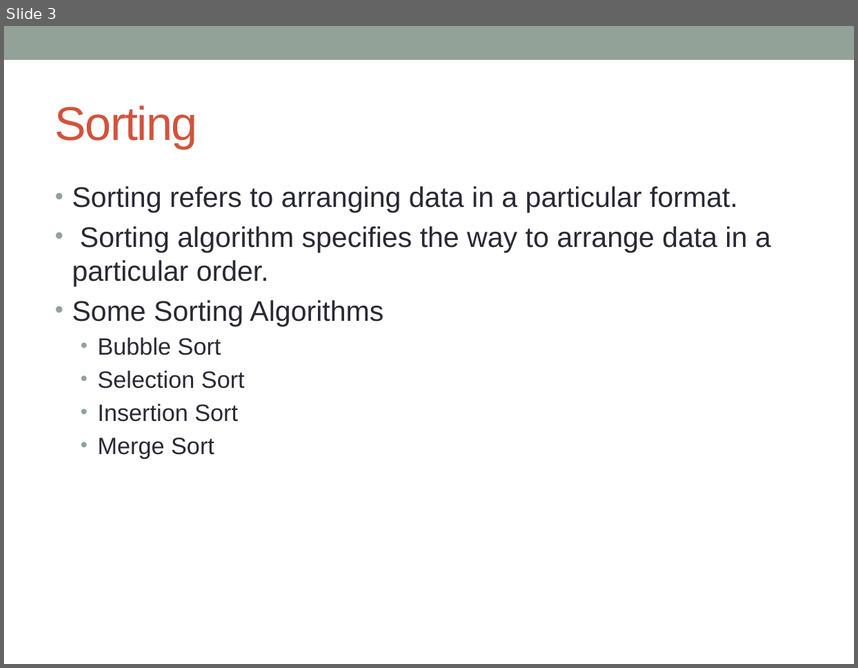
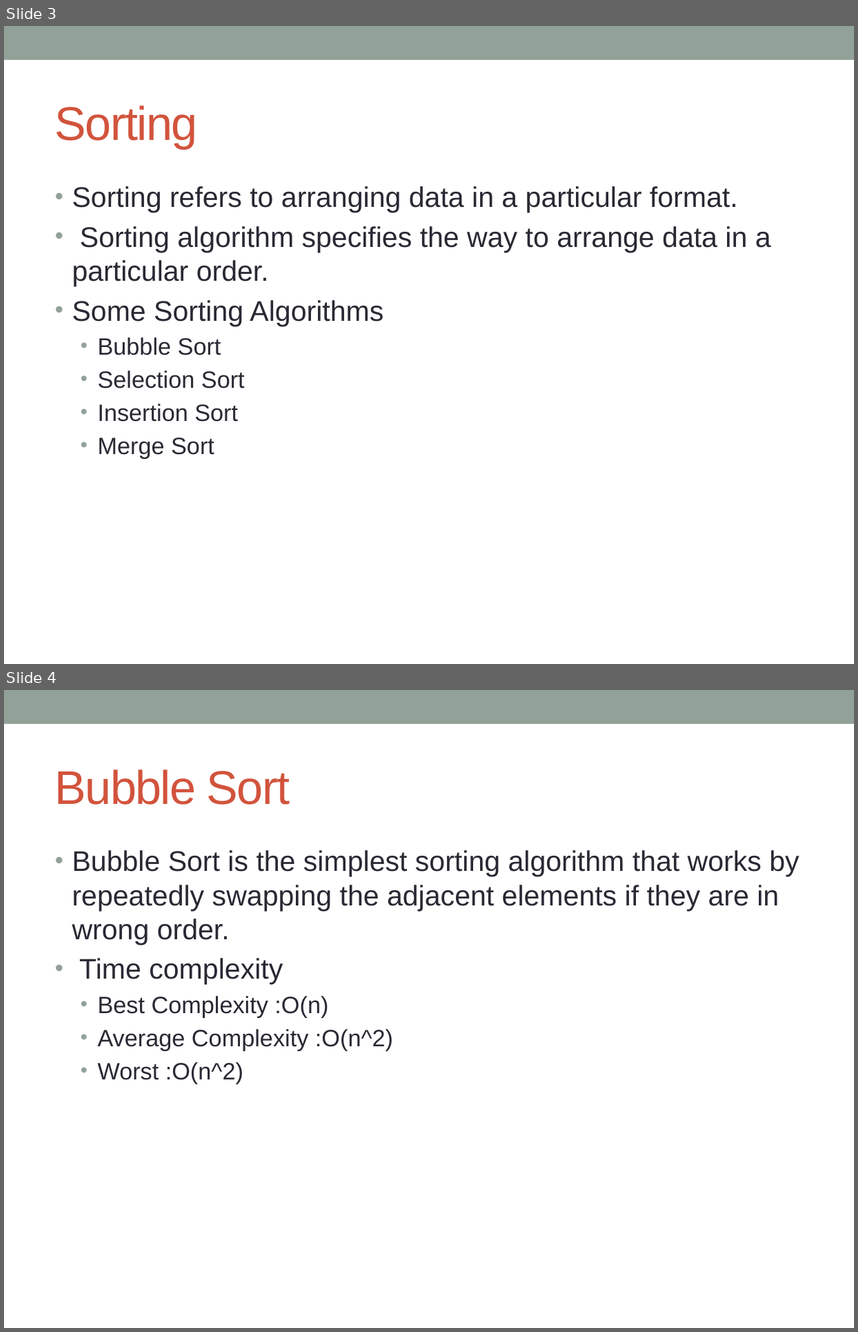
Before and after one commit to ADI13579/Sorting-And-BST-Visualizer, a slide deck: Sorting and Tree.pptx. Shown one above the other, each under a label of ours: slide 3 before the commit, slides 3 and 4 after it. The pictures are 858x668 and 858x1332 pixels, drawn with LibreOffice and Linux fonts; fonts in the diff are those of the drawing. Boxes give left, top, right and bottom in pixels: in the first picture for what was removed or moved away, otherwise in the second. Text is boxed around its words. In the diff, an @@ line names an element or a change of style, - is before the commit and + after.

```diff
--- a/Sorting and Tree.pptx
+++ b/Sorting and Tree.pptx
@@ slide 4 added at box(4, 690, 854, 1328), background #FFFFFF; not listed: 1 template element that a slide beside it also shows @@
@@ title added at box(55, 769, 290, 805), 40 pt, text #D2533C @@
+Bubble Sort
@@ text added at box(72, 850, 799, 1083), 24 pt, text #292934 @@
+• Bubble Sort is the simplest sorting algorithm that works by repeatedly swapping the adjacent elements if they are in wrong order.
+• Time complexity
+  • Best Complexity :O(n)
+  • Average Complexity :O(n^2)
+  • Worst :O(n^2)
```
Also in this commit, not shown: 3 slides changed, 2 other slides added, 7 other files.
